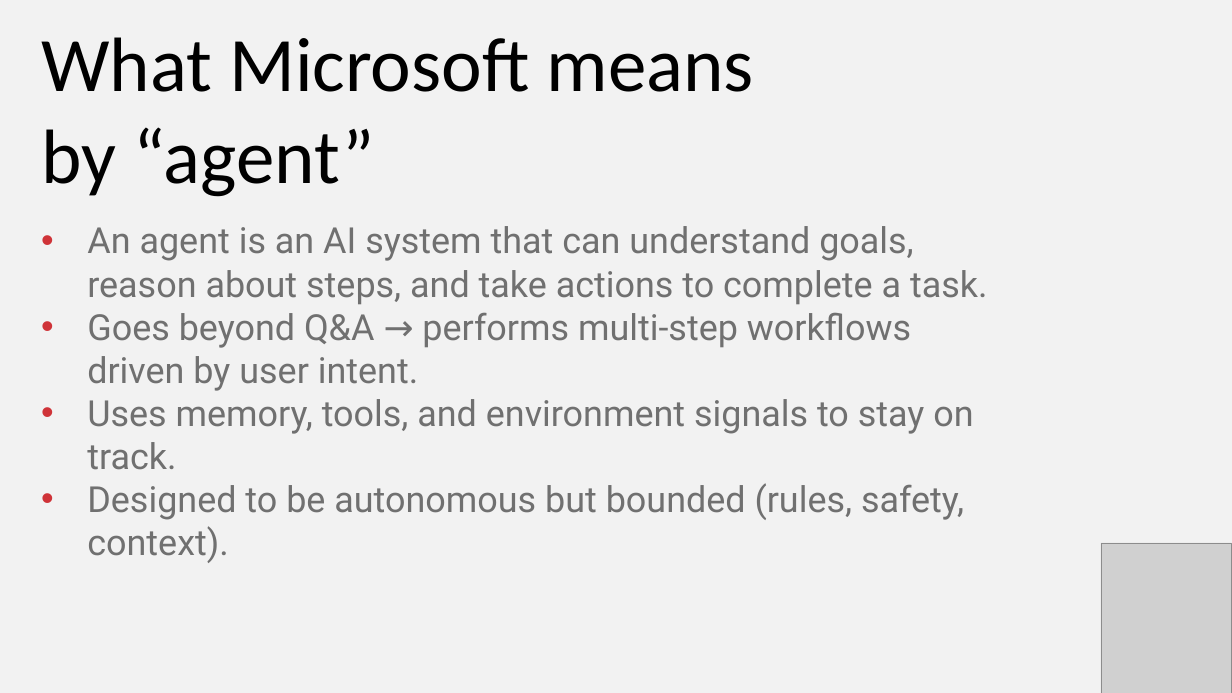
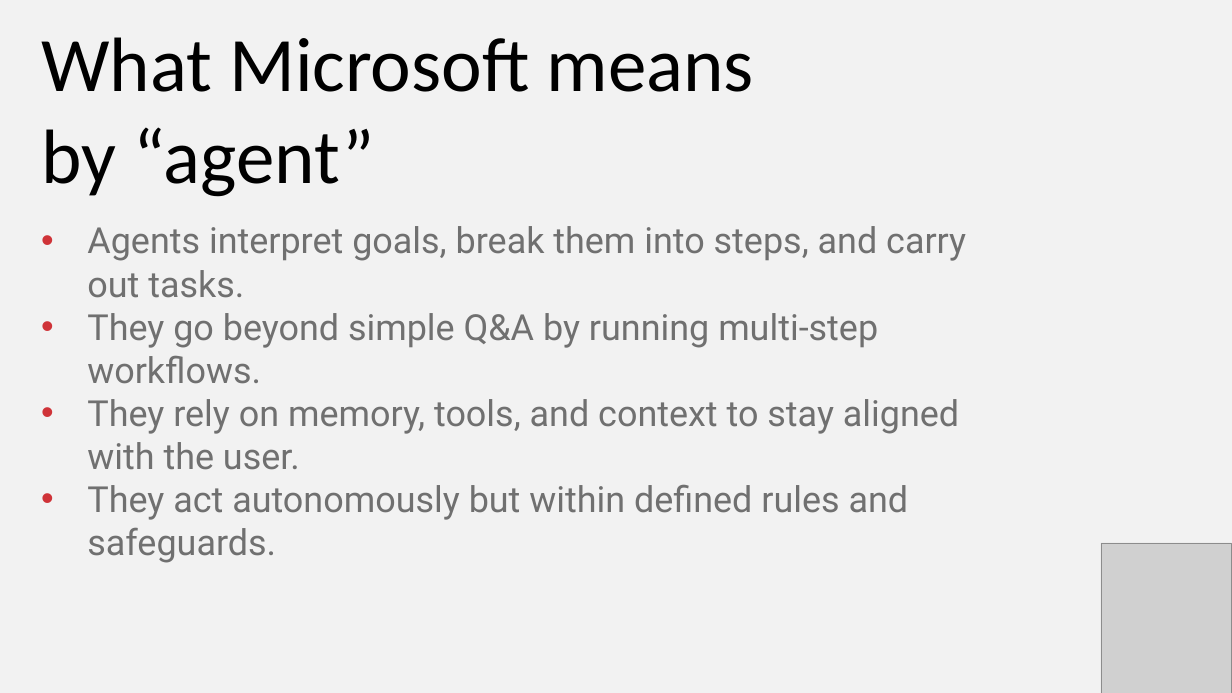
Before and after one commit to stringfestdata/gxls-first-excel-agent, a slide deck: slide 6 of first-excel-agent.pptx. Drawn at 1232x693 pixels with LibreOffice and Linux fonts; fonts in the diff are those of the drawing; grey boxes stand for pictures. Boxes give left, top, right and bottom in pixels: in the first picture for what was removed or moved away, otherwise in the second. Text is boxed around its words. In the diff, an @@ line names an element or a change of style, - is before the commit and + after.

```diff
--- a/first-excel-agent.pptx
+++ b/first-excel-agent.pptx
@@ text at (x1=87, y1=226, x2=966, y2=520): text changed @@
-• An agent is an AI system that can understand goals, reason about steps, and take actions to complete a task.
-• Goes beyond Q&A → performs multi-step workflows driven by user intent.
-• Uses memory, tools, and environment signals to stay on track.
-• Designed to be autonomous but bounded (rules, safety, context).
+• Agents interpret goals, break them into steps, and carry out tasks.
+• They go beyond simple Q&A by running multi-step workflows.
+• They rely on memory, tools, and context to stay aligned with the user.
+• They act autonomously but within defined rules and safeguards.
```
Also in this commit, not shown: 1 other slide changed, 7 other files.
